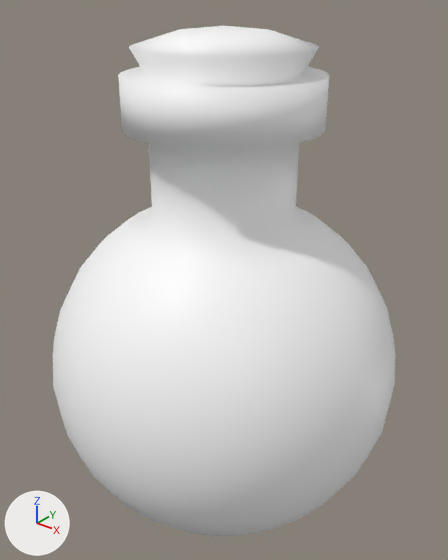
The Blender file blender/potion.blend as it was, and as the next commit left it.
Both versions are drawn from a 50 mm camera at (0.697, -0.87, 1.063) aimed at (-0.008, 0.01, 0.517). The axes (+X, +Y, +Z) are drawn at lower left. The lights are the same throughout.
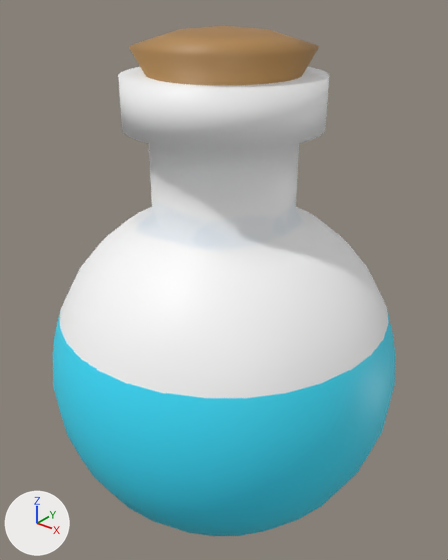
Changed parts and their boxes [x1, y1, x2, y2] in the pictures (448 x 560 px):
'Sphere', surface changed (white to cyan): [53, 26, 395, 536] in both

The change, as a diff of the scene's bpy script:
```diff
--- a/blender/potion.blend.py
+++ b/blender/potion.blend.py
@@ img_potion_base @@
+img_potion_base = load_image('potion_base', '_unpacked/potion_base', 1024, 1024, 'sRGB')
@@ mat_material_001 @@
 mat_material_001 = principled_material('Material.001')
-mat_material_001.base_color = (1.0, 1.0, 1.0)  # white #ffffff
+mat_material_001.texture = img_potion_base
```
